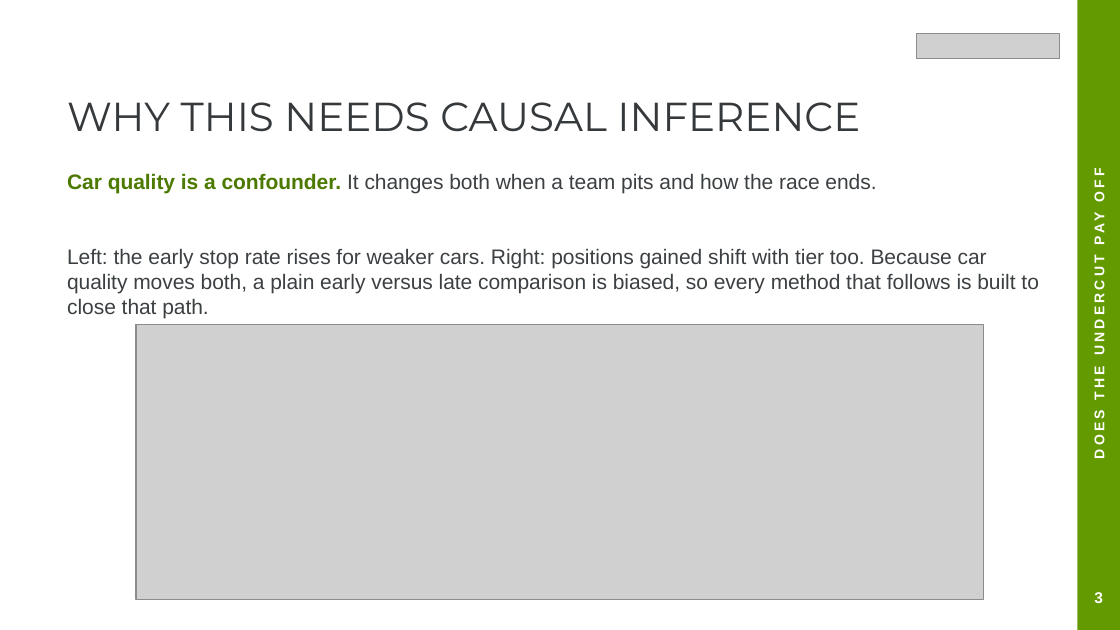
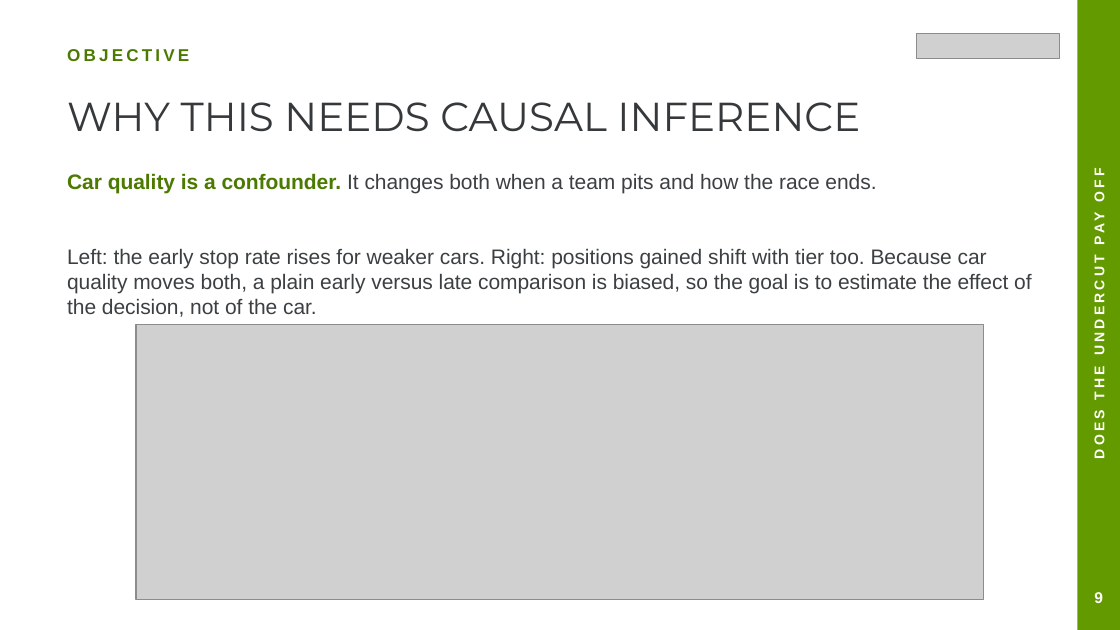
Before and after one commit to Munish0303/dai-mission-group-K, a slide deck: slide 13 of presentation.pptx (slide 6 before the commit). Drawn at 1120x630 pixels with LibreOffice and Linux fonts; fonts in the diff are those of the drawing; grey boxes stand for pictures. Boxes give left, top, right and bottom in pixels: in the first picture for what was removed or moved away, otherwise in the second. Text is boxed around its words. In the diff, an @@ line names an element or a change of style, - is before the commit and + after.

```diff
--- a/presentation.pptx
+++ b/presentation.pptx
@@ text added at <box>67,49,189,61</box>, 11 pt, text #4C7A00, bold @@
+OBJECTIVE
@@ text at <box>67,249,1031,317</box>: text changed @@
-Left: the early stop rate rises for weaker cars. Right: positions gained shift with tier too. Because car quality moves both, a plain early versus late comparison is biased, so every method that follows is built to close that path.
+Left: the early stop rate rises for weaker cars. Right: positions gained shift with tier too. Because car quality moves both, a plain early versus late comparison is biased, so the goal is to estimate the effect of the decision, not of the car.
@@ text at <box>1094,592,1103,603</box>: text changed @@
-3
+9
```
Also in this commit, not shown: 18 other slides changed, 12 slides added.
